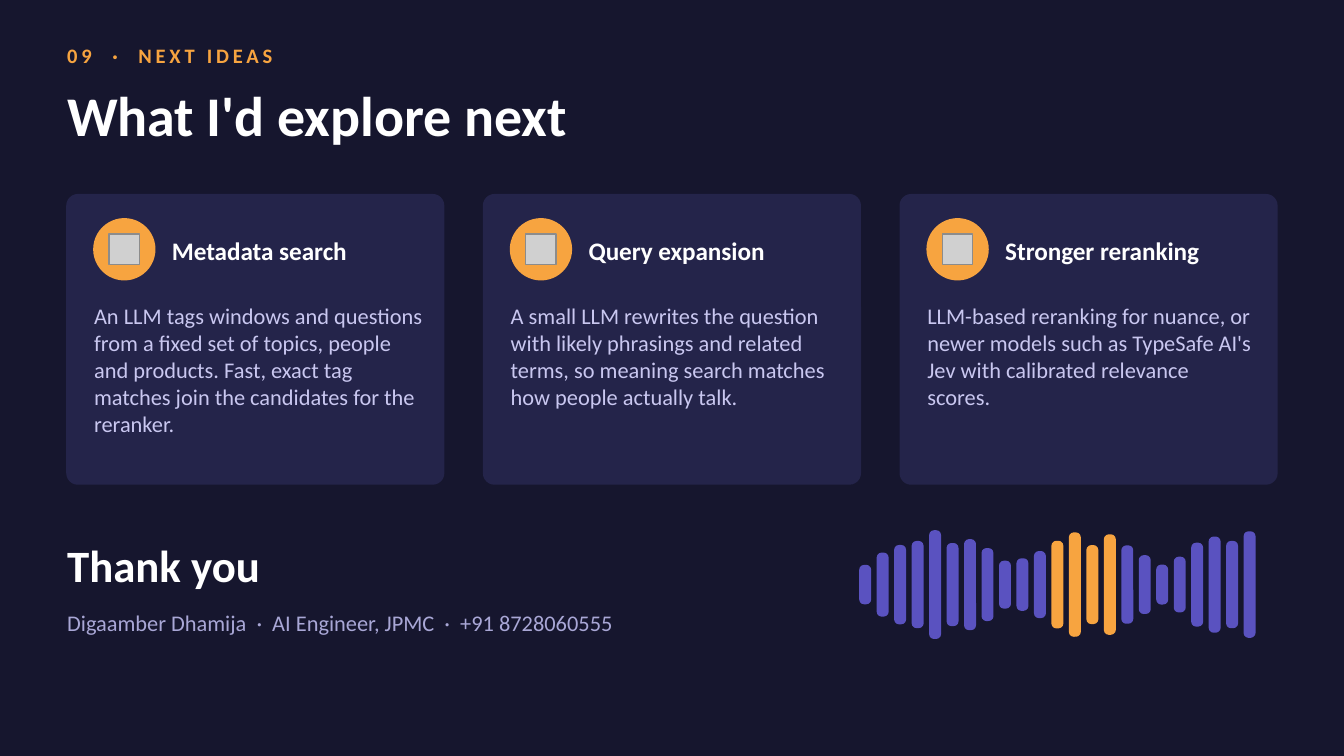
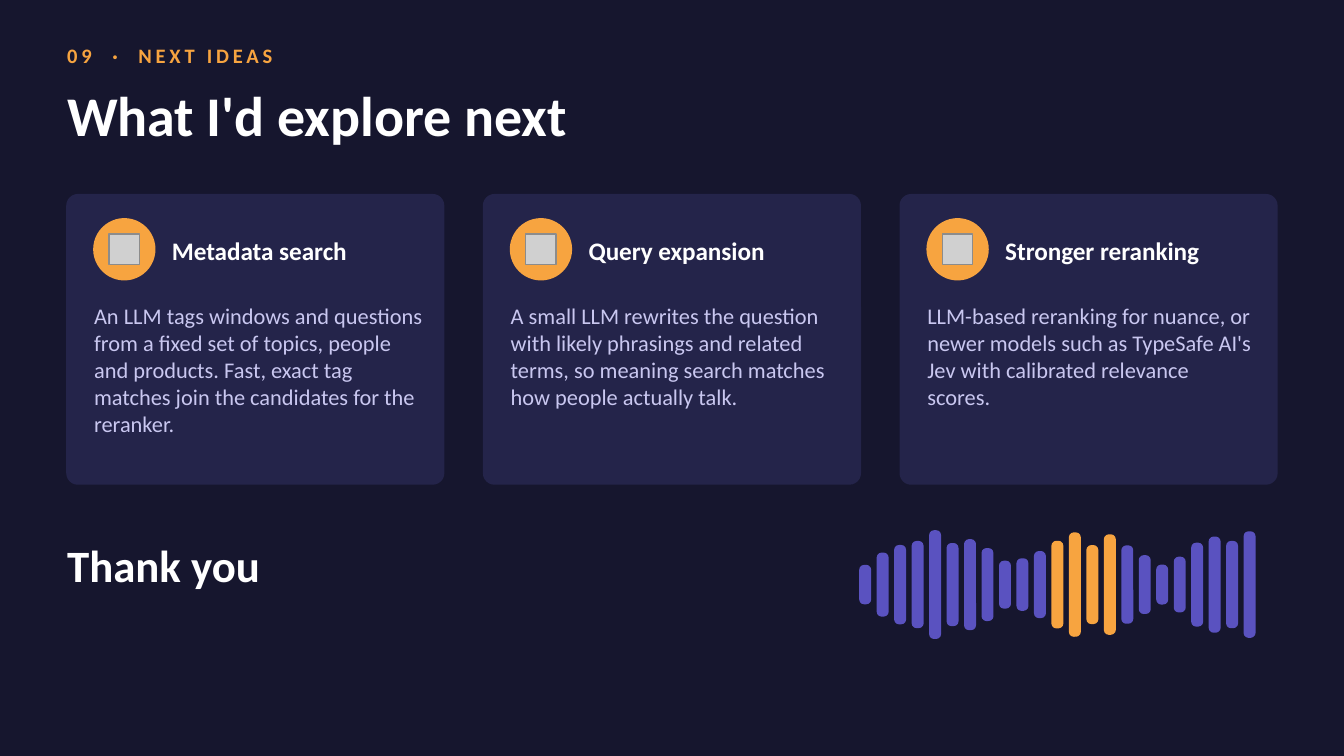
Before and after one commit to digaamberdhamija/audio-retrieval, a slide deck: slide 10 of docs/audio-retrieval-deck.pptx. Drawn at 1344x756 pixels with LibreOffice and Linux fonts; fonts in the diff are those of the drawing; grey boxes stand for pictures. Boxes give left, top, right and bottom in pixels: in the first picture for what was removed or moved away, otherwise in the second. Text is boxed around its words. In the diff, an @@ line names an element or a change of style, - is before the commit and + after.

```diff
--- a/docs/audio-retrieval-deck.pptx
+++ b/docs/audio-retrieval-deck.pptx
@@ text removed at <box>67,615,612,635</box> @@
-Digaamber Dhamija · AI Engineer, JPMC · +91 8728060555
```
Also in this commit, not shown: 1 other slide changed, 19 other files.
